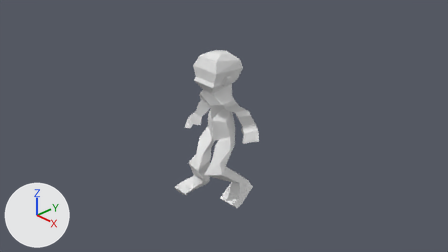
An edit to the Blender file Human2.blend, drawn before and after from the same camera.
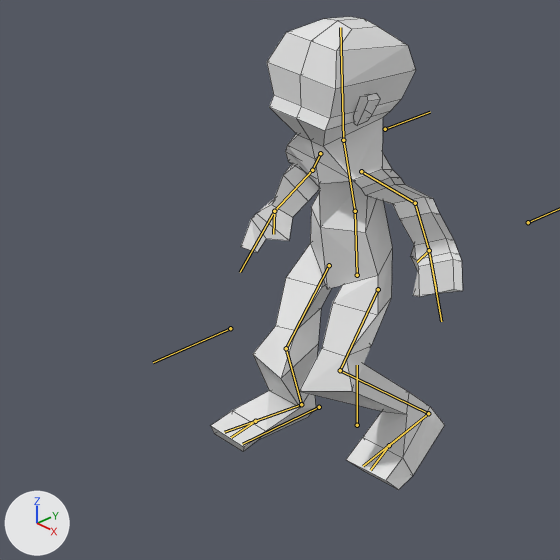
There are two pictures of each version: one from the file's camera 'Camera', one close up on the part from 23% to 65% of the width and 18% to 92% of the height. The lights are fixed; the arrows at lower left show +X, +Y and +Z. Both versions are drawn at frame 20 of the action 'Walk2'; the numbers are the values there. The bones that bend it are drawn over the model as lines in the close-ups. The close-ups show mesh edges as thin lines.
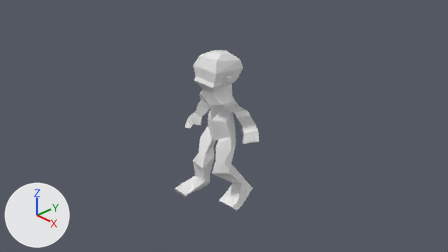
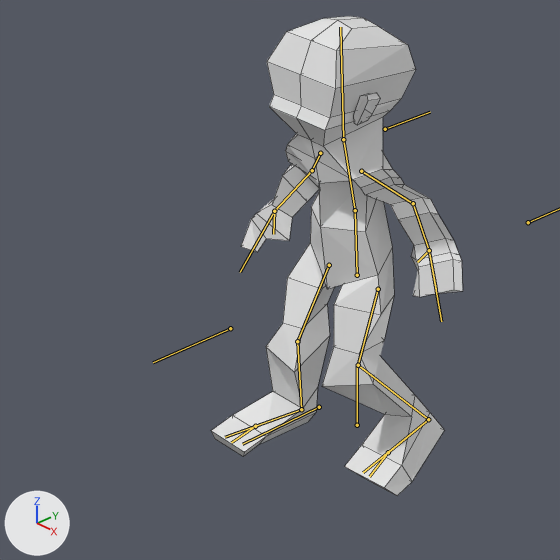
Location of each change, [x1, y1, x2, y2] in pixels of the close-ups (560 x 560 px):
```json
{"object": "Cube", "change": "posed", "before": [211, 17, 463, 490], "after": [211, 16, 463, 496]}
{"bone": "FootIK.L", "before": "(428, 413) to (363, 466)", "after": "(428, 419) to (363, 472)"}
{"bone": "FootIK.R", "before": "(301, 404) to (224, 432)", "after": "(301, 409) to (225, 437)"}
```

Scene script edits in JSON lines:
```json
{"block": "bone_footik_l", "where": "bone_footik_l = bpy.data.objects['アーマチュア'].pose.bones['FootIK.L']  # child of 'Root'"}
{"op": "set", "path": "bone_footik_l.location", "old": "(0.0, -0.2, -0.18)", "new": "(0.0, -0.2, -0.08)"}
{"block": "bone_footik_r", "where": "bone_footik_r = bpy.data.objects['アーマチュア'].pose.bones['FootIK.R']  # child of 'Root'"}
{"op": "set", "path": "bone_footik_r.location", "old": "(0.0, 0.27, -0.08)", "new": "(0.0, 0.27, 0.0)"}
```
